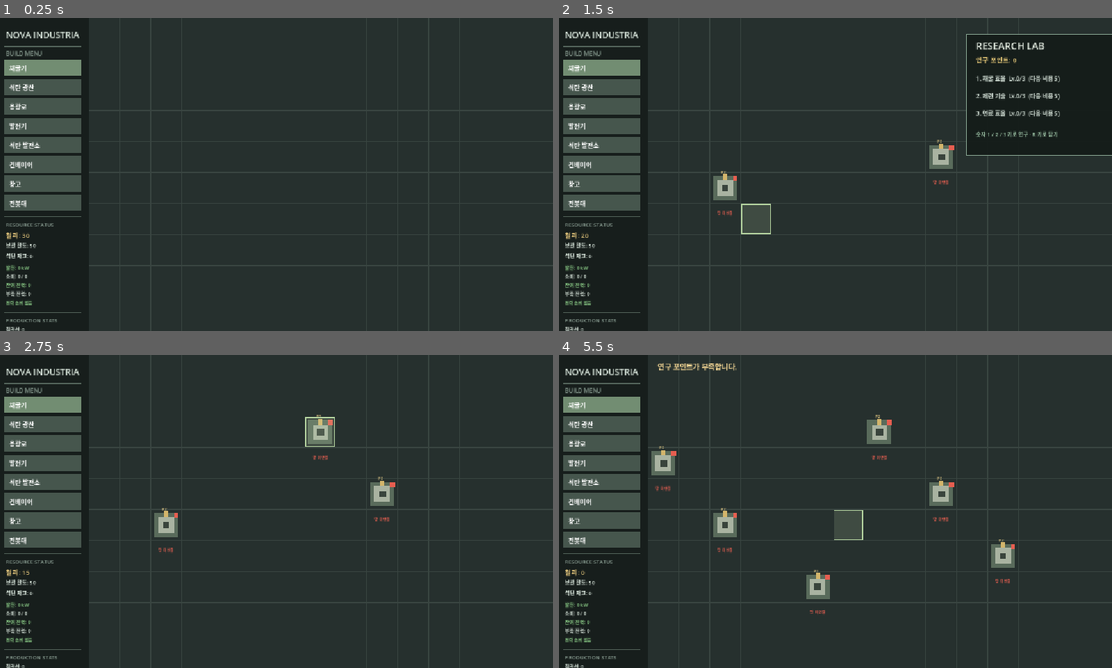
Above: before the commit, frames 1-4 (two rows, left to right).
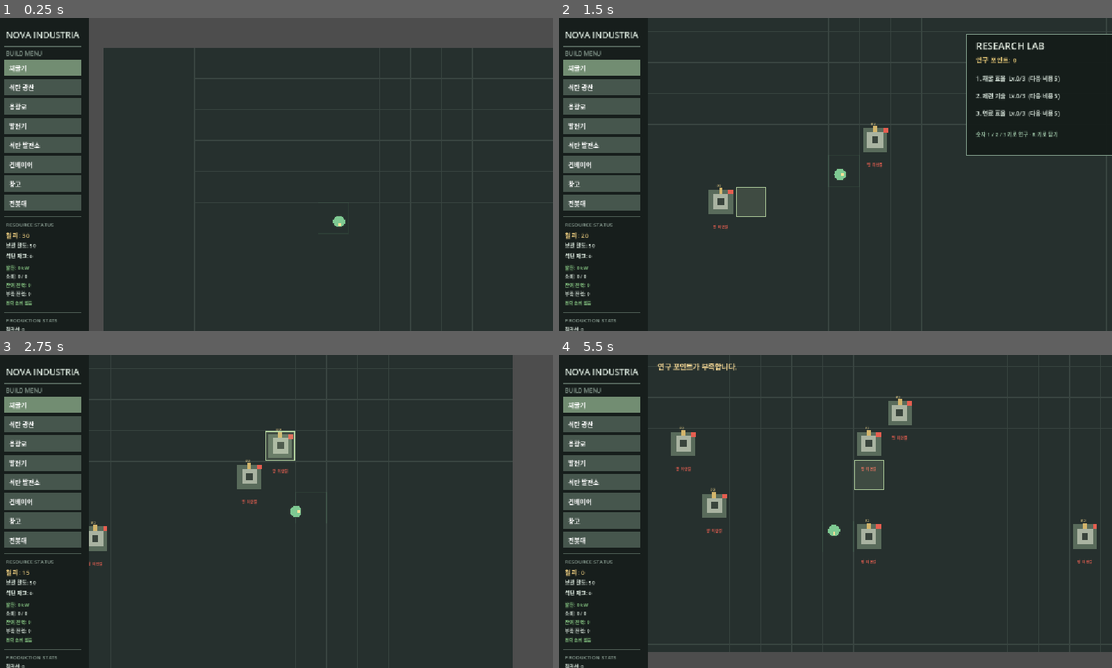
Above: after the commit, the same moments.

Repository: UP024365/nova-test
Game: Godot game, scene res://factory_nodes/factory_game.tscn
Two runs of this game, one before a commit and one after it. Both use one fixed random seed, a clock stepped at 60 frames per second and the inputs below.
Inputs (mouse positions are in pixels of both pictures, inside the frame that each line leads up to):
- Up to frame 1 (0.25 s): no input
- Up to frame 2 (1.5 s): tap Enter at 0.5 s; move the mouse to (957, 158) at 0.52 s; hold D 0.53-1.25 s; tap V at 0.6 s; click (957, 158) at 0.67 s; tap R at 0.8 s; drag from (724, 190) to (807, 237) at 1.27 s
- Up to frame 3 (2.75 s): move the mouse to (331, 442) at 2.02 s; hold D from 2.03 s (still down); tap V at 2.1 s; click (331, 442) at 2.17 s; tap R at 2.3 s
- Up to frame 4 (5.5 s): release D at 2.75 s; drag from (807, 574) to (669, 464) at 2.77 s; move the mouse to (1001, 558) at 3.52 s; hold A 3.53-4.25 s; tap 1 at 3.6 s; click (1001, 558) at 3.67 s; tap R at 3.8, 5.3 s; drag from (669, 464) to (752, 433) at 4.27 s; move the mouse to (863, 511) at 5.02 s; hold S from 5.03 s (still down); tap 3 at 5.1 s; click (863, 511) at 5.17 s

The runs differ from the first frame. In frame 1, 10% of the frame differs, in the area x 16-100%, y 0-100%; in frame 2, 2.0%; in frame 3, 9.6%; in frame 4, 9.1%.

Commit message:
Add files via upload

Diff:
--- /dev/null
+++ b/factory_nodes/Player.gd
@@ -0,0 +1,73 @@
+# player.gd
+extends Node2D
+
+const FactoryGame = preload("res://factory_nodes/factory_game.gd")
+@onready var game: FactoryGame = get_parent() as FactoryGame
+
+const MOVE_SPEED: float = 240.0
+const PLAYER_SIZE: float = 14.0
+
+var player_cell: Vector2i = Vector2i.ZERO
+var look_direction: Vector2 = Vector2.DOWN
+
+
+func _ready() -> void:
+	# 초기 시작 위치: UI 영역 우측 타일 중앙 부근
+	position = Vector2(FactoryGame.UI_WIDTH + 300, 360)
+	player_cell = game.get_grid_cell(position)
+
+
+func update_player(delta: float) -> void:
+	var move_vec := Vector2.ZERO
+
+	if Input.is_key_pressed(KEY_W) or Input.is_key_pressed(KEY_UP):
+		move_vec.y -= 1.0
+	if Input.is_key_pressed(KEY_S) or Input.is_key_pressed(KEY_DOWN):
+		move_vec.y += 1.0
+	if Input.is_key_pressed(KEY_A) or Input.is_key_pressed(KEY_LEFT):
+		move_vec.x -= 1.0
+	if Input.is_key_pressed(KEY_D) or Input.is_key_pressed(KEY_RIGHT):
+		move_vec.x += 1.0
+
+	if move_vec != Vector2.ZERO:
+		move_vec = move_vec.normalized()
+		look_direction = move_vec
+
+		var target_pos: Vector2 = position + move_vec * MOVE_SPEED * delta
+
+		# UI 패널(좌측 190px) 및 상단 경계 침범 방지 (우측·하단은 카메라 확장을 위해 개방)
+		target_pos.x = maxf(target_pos.x, FactoryGame.UI_WIDTH + PLAYER_SIZE)
+		target_pos.y = maxf(target_pos.y, PLAYER_SIZE)
+
+		var target_cell: Vector2i = game.get_grid_cell(target_pos)
+		var can_move: bool = true
+
+		# 건물 충돌 판정 (전봇대/컨베이어는 통과 가능)
+		if game.buildings.has(target_cell):
+			var building_name: String = game.buildings[target_cell]
+			if building_name != "전봇대":
+				can_move = false
+
+		if can_move:
+			position = target_pos
+
+	player_cell = game.get_grid_cell(position)
+
+
+func _draw() -> void:
+	# 플레이어가 밟고 있는 그리드 셀 하이라이트 (로컬 좌표 변환)
+	var cell_center: Vector2 = game.grid_to_screen(player_cell) - position
+	draw_rect(
+		Rect2(cell_center - Vector2(FactoryGame.GRID_SIZE / 2.0, FactoryGame.GRID_SIZE / 2.0), Vector2(FactoryGame.GRID_SIZE, FactoryGame.GRID_SIZE)),
+		Color(0.5, 0.9, 0.6, 0.08),
+		false,
+		1.5
+	)
+
+	# 플레이어 외곽선 및 본체 (중심 0, 0)
+	draw_circle(Vector2.ZERO, PLAYER_SIZE, Color("#2e3934"))
+	draw_circle(Vector2.ZERO, PLAYER_SIZE - 2.0, Color("#7ec992"))
+
+	# 이동 방향을 바라보는 바이저(눈)
+	var eye_offset: Vector2 = look_direction * 5.0
+	draw_rect(Rect2(eye_offset - Vector2(3, 3), Vector2(6, 6)), Color("#ffe19a"))
--- a/factory_nodes/factory_game.gd
+++ b/factory_nodes/factory_game.gd
@@ -5,8 +5,9 @@
 @onready var power = $Power
 @onready var production = $Production
 @onready var progress = $Progress
-@onready var hud = $HUD
+@onready var hud = $CanvasLayer/HUD
 @onready var world_view = $WorldView
+@onready var player = $Player
 
 
 const GRID_SIZE: int = 64
@@ -105,6 +106,8 @@
 
 
 func _process(delta: float) -> void:
+	player.update_player(delta)
+
 	power.update_power_plants(delta)
 	power.calculate_power()
 
@@ -147,8 +150,10 @@
 				progress.buy_research("연료 효율")
 
 	if event is InputEventMouseMotion:
-		mouse_cell = get_grid_cell(event.position)
-		mouse_in_game = event.position.x >= UI_WIDTH
+		# 카메라 이동이 반영된 실제 월드 상의 마우스 위치를 가져옴
+		var world_mouse_pos: Vector2 = get_global_mouse_position()
+		mouse_cell = get_grid_cell(world_mouse_pos)
+		mouse_in_game = event.position.x >= UI_WIDTH  # UI 검사는 화면 좌표 유지
 		construction.update_hovered_pole()
 
 		if dragging_belt and mouse_in_game:
@@ -160,7 +165,8 @@
 				if event.position.x < UI_WIDTH:
 					construction.select_from_menu(event.position)
 				else:
-					mouse_cell = get_grid_cell(event.position)
+					var world_mouse_pos: Vector2 = get_global_mouse_position()
+					mouse_cell = get_grid_cell(world_mouse_pos)
 					mouse_in_game = true
 					construction.update_hovered_pole()
 
@@ -276,3 +282,5 @@
 	queue_redraw()
 	hud.queue_redraw()
 	world_view.queue_redraw()
+	if player:
+		player.queue_redraw()
--- a/factory_nodes/factory_game.tscn
+++ b/factory_nodes/factory_game.tscn
@@ -1,30 +1,39 @@
-[gd_scene load_steps=8 format=3]
+[gd_scene format=3 uid="uid://v1t27hodx1ai"]
 
-[ext_resource type="Script" path="res://factory_nodes/factory_game.gd" id="1"]
-[ext_resource type="Script" path="res://factory_nodes/construction.gd" id="2"]
-[ext_resource type="Script" path="res://factory_nodes/power.gd" id="3"]
-[ext_resource type="Script" path="res://factory_nodes/production.gd" id="4"]
-[ext_resource type="Script" path="res://factory_nodes/progress.gd" id="5"]
-[ext_resource type="Script" path="res://factory_nodes/hud.gd" id="6"]
-[ext_resource type="Script" path="res://factory_nodes/world_view.gd" id="7"]
+[ext_resource type="Script" uid="uid://d386yp0ptwg5j" path="res://factory_nodes/factory_game.gd" id="1"]
+[ext_resource type="Script" uid="uid://dyjt2way5rhtg" path="res://factory_nodes/construction.gd" id="2"]
+[ext_resource type="Script" uid="uid://3n42af3hr1un" path="res://factory_nodes/power.gd" id="3"]
+[ext_resource type="Script" uid="uid://bddjmwn1eicrs" path="res://factory_nodes/production.gd" id="4"]
+[ext_resource type="Script" uid="uid://bj30up1xd34de" path="res://factory_nodes/progress.gd" id="5"]
+[ext_resource type="Script" uid="uid://bct0ik4knuwn" path="res://factory_nodes/hud.gd" id="6"]
+[ext_resource type="Script" uid="uid://x1joca6bj67e" path="res://factory_nodes/world_view.gd" id="7"]
+[ext_resource type="Script" uid="uid://dng34bfvos1um" path="res://factory_nodes/Player.gd" id="8_xtijr"]
 
-[node name="FactoryGame" type="Node2D"]
+[node name="FactoryGame" type="Node2D" unique_id=2033913977]
 script = ExtResource("1")
 
-[node name="Construction" type="Node2D" parent="."]
+[node name="Construction" type="Node2D" parent="." unique_id=1814492390]
 script = ExtResource("2")
 
-[node name="Power" type="Node2D" parent="."]
+[node name="Power" type="Node2D" parent="." unique_id=1869250659]
 script = ExtResource("3")
 
-[node name="Production" type="Node2D" parent="."]
+[node name="Production" type="Node2D" parent="." unique_id=644789843]
 script = ExtResource("4")
 
-[node name="Progress" type="Node2D" parent="."]
+[node name="Progress" type="Node2D" parent="." unique_id=310182958]
 script = ExtResource("5")
 
-[node name="HUD" type="Node2D" parent="."]
+[node name="WorldView" type="Node2D" parent="." unique_id=924827748]
+script = ExtResource("7")
+
+[node name="Player" type="Node2D" parent="." unique_id=2097716055]
+script = ExtResource("8_xtijr")
+
+[node name="Camera2D" type="Camera2D" parent="Player" unique_id=2120511519]
+position_smoothing_enabled = true
+
+[node name="CanvasLayer" type="CanvasLayer" parent="." unique_id=1000240441]
+
+[node name="HUD" type="Node2D" parent="CanvasLayer" unique_id=846648701]
 script = ExtResource("6")
-
-[node name="WorldView" type="Node2D" parent="."]
-script = ExtResource("7")
--- a/factory_nodes/hud.gd
+++ b/factory_nodes/hud.gd
@@ -3,7 +3,7 @@
 # 건설 메뉴, 상태 정보, 연구 패널.
 const FactoryGame = preload("res://factory_nodes/factory_game.gd")
 
-@onready var game: FactoryGame = get_parent() as FactoryGame
+@onready var game: FactoryGame = get_parent().get_parent() as FactoryGame
 
 
 # --------------------------------
Not shown, added: factory_nodes/Player.gd.uid
